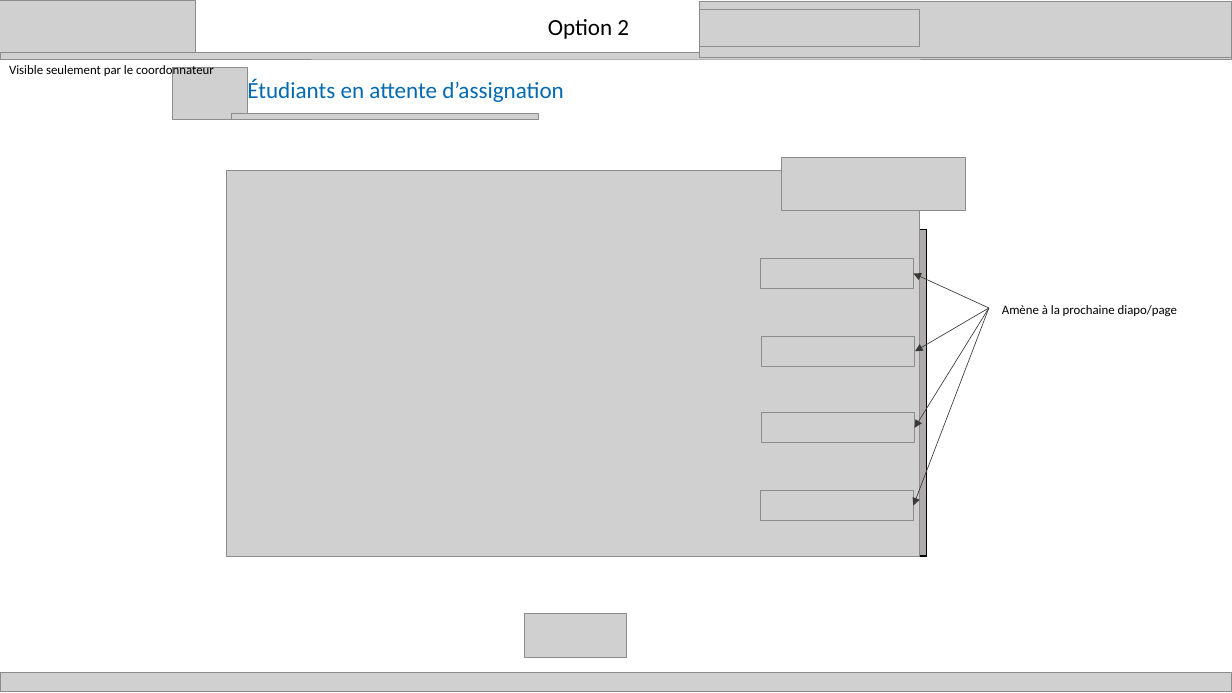
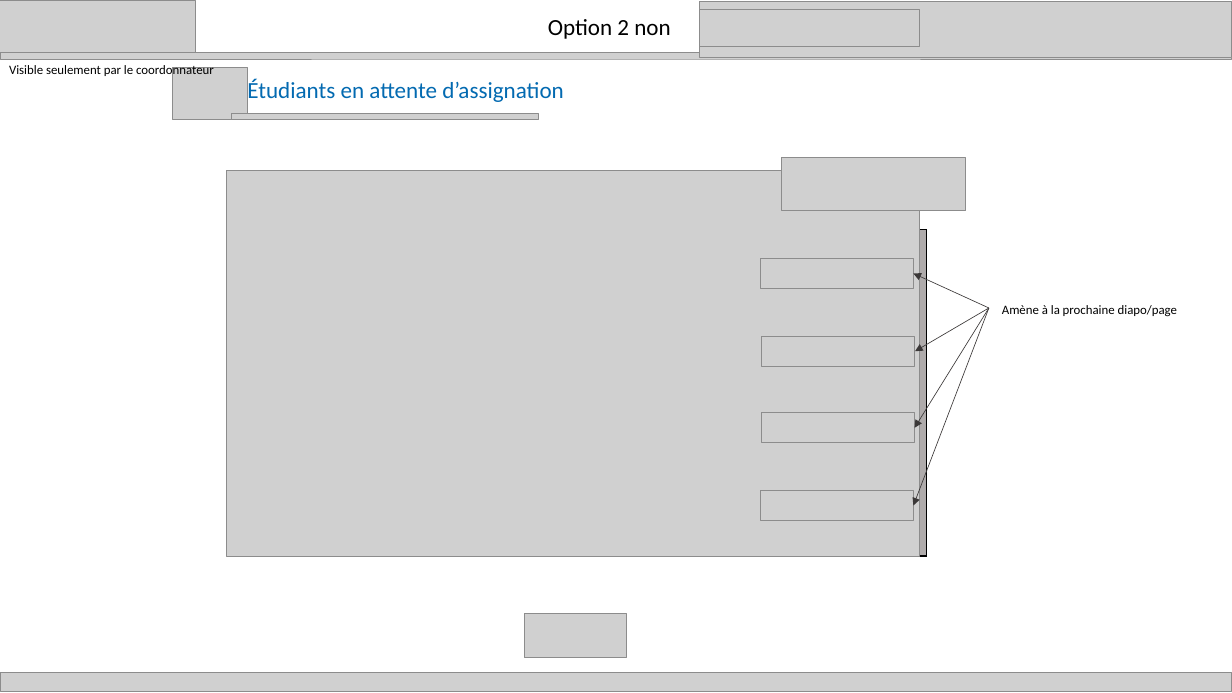
Before and after one commit to zacouse/GestionStages, a slide deck: slide 10 of Documentation/SchémaModificationMilieudeStage.pptx. Drawn at 1232x693 pixels with LibreOffice and Linux fonts; fonts in the diff are those of the drawing; grey boxes stand for pictures. Boxes give left, top, right and bottom in pixels: in the first picture for what was removed or moved away, otherwise in the second. Text is boxed around its words. In the diff, an @@ line names an element or a change of style, - is before the commit and + after.

```diff
--- a/Documentation/SchémaModificationMilieudeStage.pptx
+++ b/Documentation/SchémaModificationMilieudeStage.pptx
@@ text at (548,19,670,39): text changed @@
-Option 2
+Option 2 non
```
Also in this commit, not shown: 4 other slides changed.
